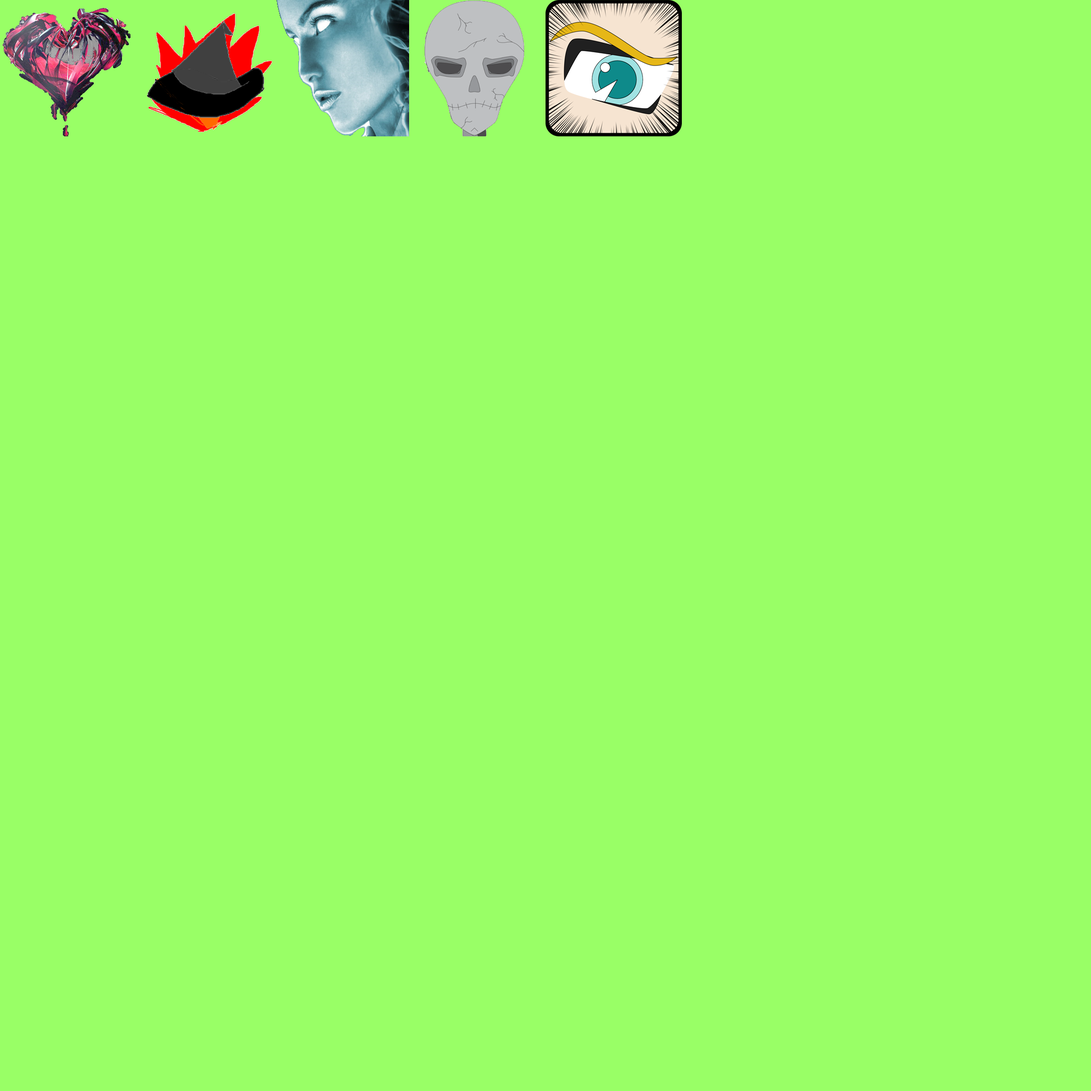
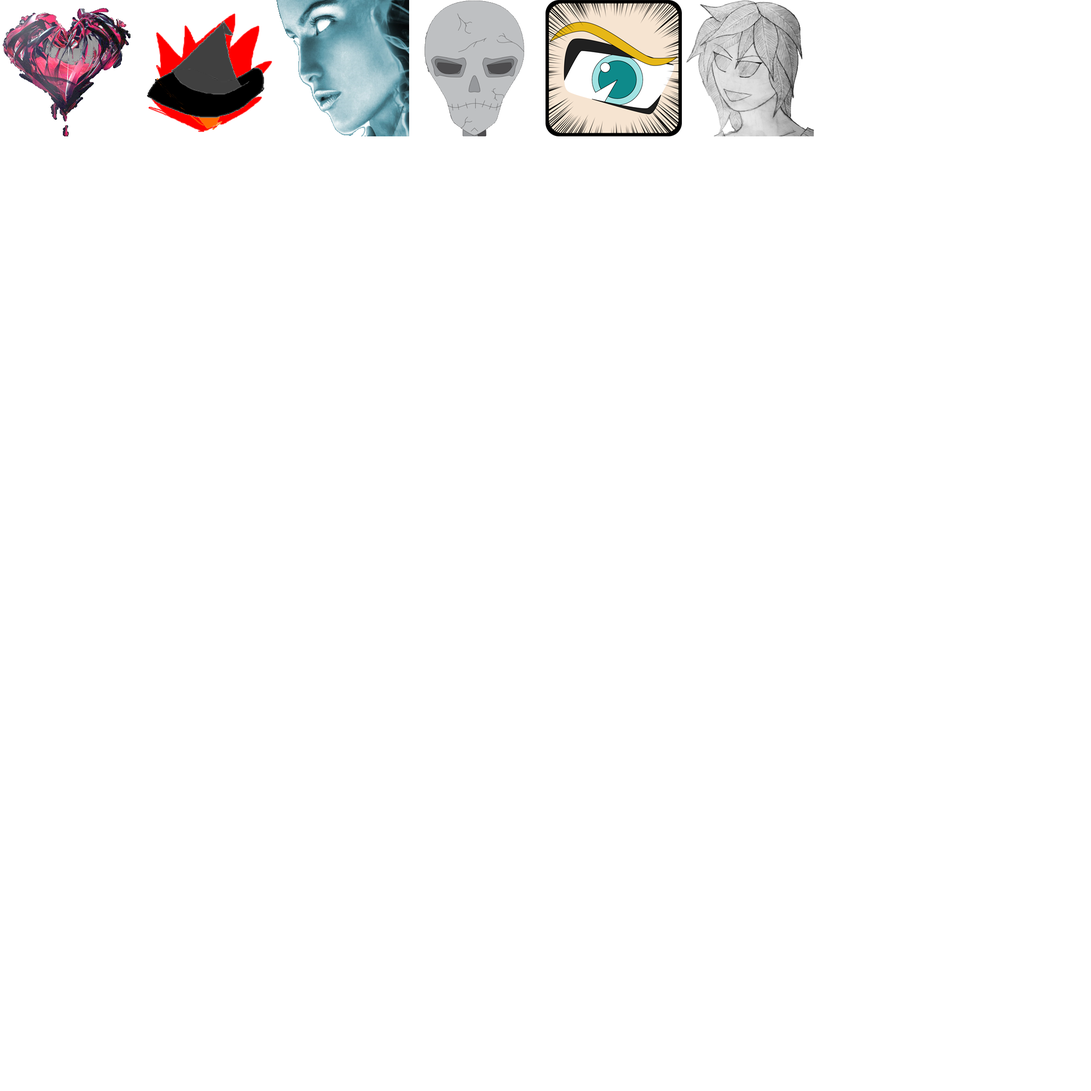
Comparing the layer stacks of the two 1091 × 1091 images. Changes:
painted on "Canvas" over (686, 0, 815, 137)
hid "GreenScreen" over (0, 0, 1091, 1091)
